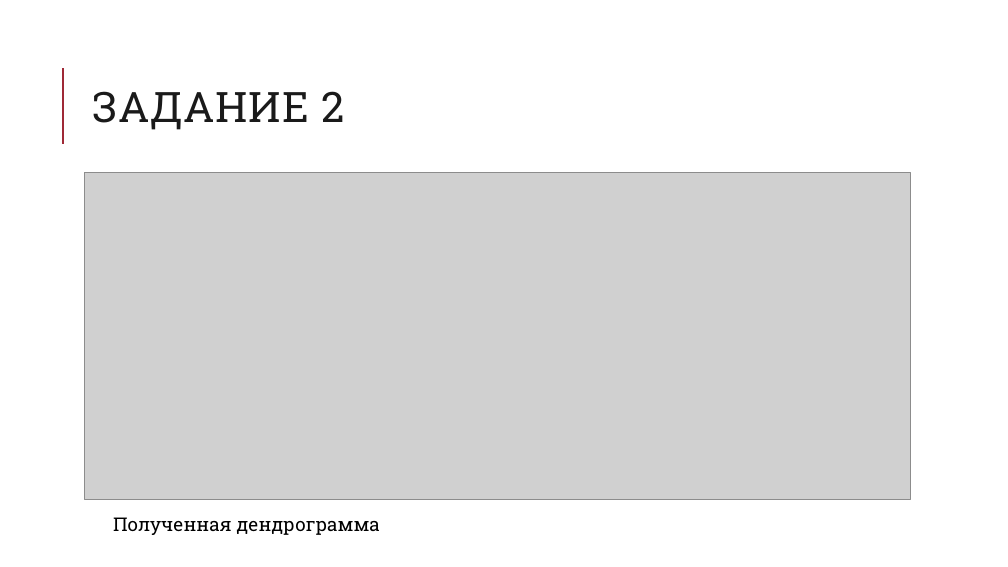
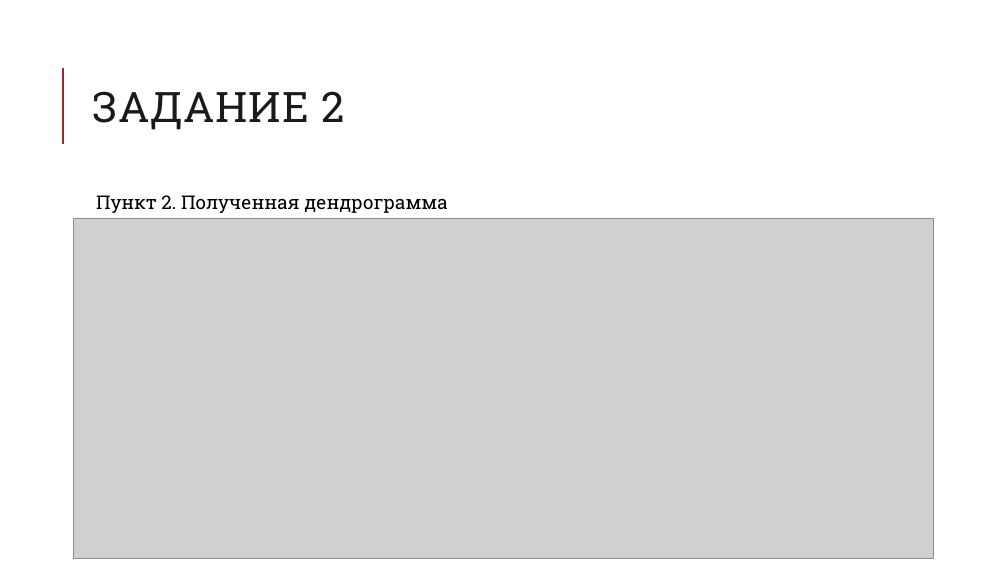
Before and after one commit to oksanamda/OSM-Graphs, a slide deck: slide 24 of docs/OSM Ufa Presentation.pptx (slide 23 before the commit). Drawn at 1008x567 pixels with LibreOffice and Linux fonts; fonts in the diff are those of the drawing; grey boxes stand for pictures. Boxes give left, top, right and bottom in pixels: in the first picture for what was removed or moved away, otherwise in the second. Text is boxed around its words. In the diff, an @@ line names an element or a change of style, - is before the commit and + after.

```diff
--- a/docs/OSM Ufa Presentation.pptx
+++ b/docs/OSM Ufa Presentation.pptx
@@ text added at (96, 195, 447, 213), 18 pt, text #000000 @@
+  Пункт 2. Полученная дендрограмма
@@ picture: place and size @@
-picture at (85, 172, 910, 499)
+picture at (73, 218, 933, 558)
@@ text removed at (113, 517, 379, 535) @@
-Полученная дендрограмма
```
Also in this commit, not shown: 6 other slides changed, 1 slide added, 1 other file.
